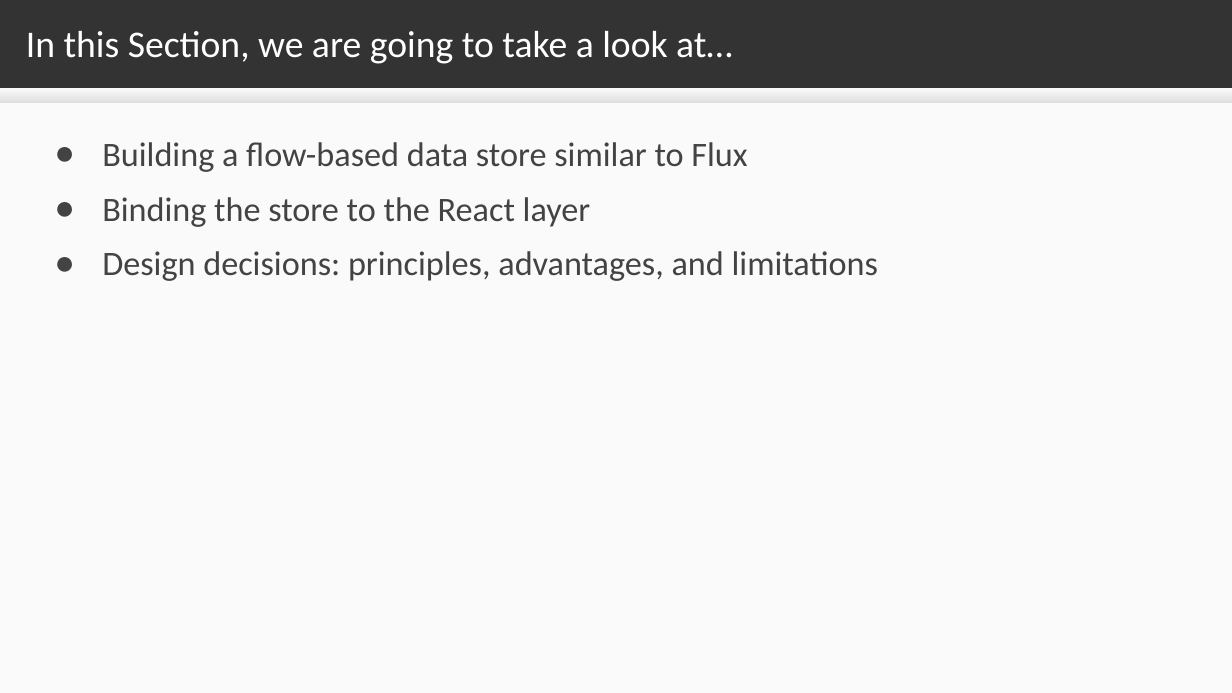
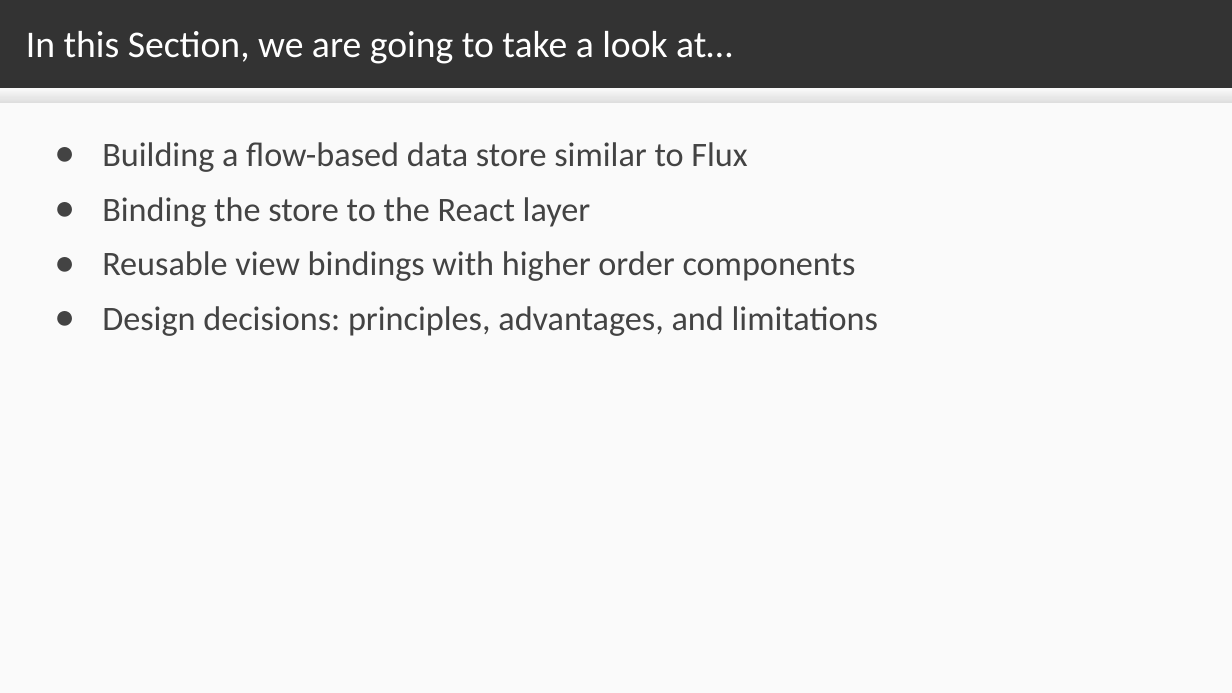
Before and after one commit to sslotsky/next-scripts, a slide deck: slide 2 of video-3.1/3.1.odp. Drawn at 1232x693 pixels with LibreOffice and Linux fonts; fonts in the diff are those of the drawing. Boxes give left, top, right and bottom in pixels: in the first picture for what was removed or moved away, otherwise in the second. Text is boxed around its words. In the diff, an @@ line names an element or a change of style, - is before the commit and + after.

```diff
--- a/video-3.1/3.1.odp
+++ b/video-3.1/3.1.odp
@@ text at <box>102,251,856,281</box>: paragraph added @@
+● Reusable view bindings with higher order components
```
Also in this commit, not shown: 1 other slide changed, 16 other files.
